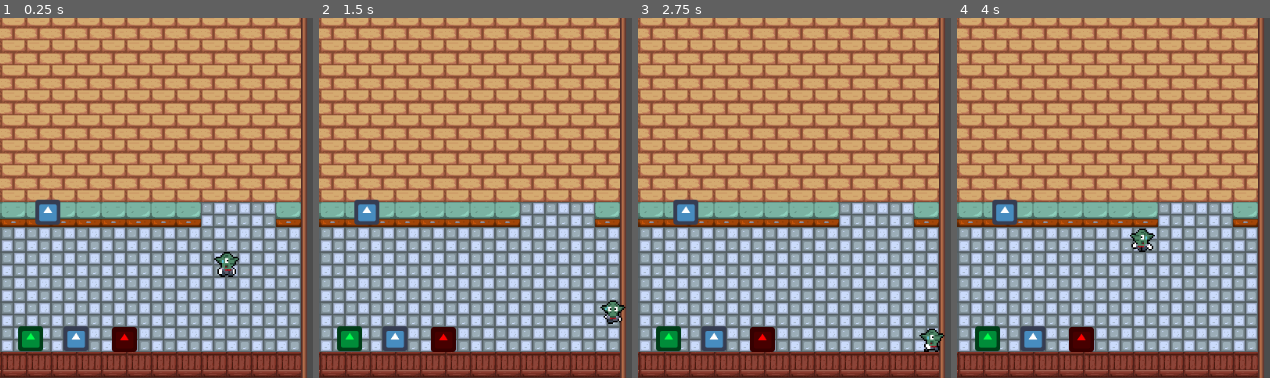
Above: before the commit, frames 1-4 (left to right).
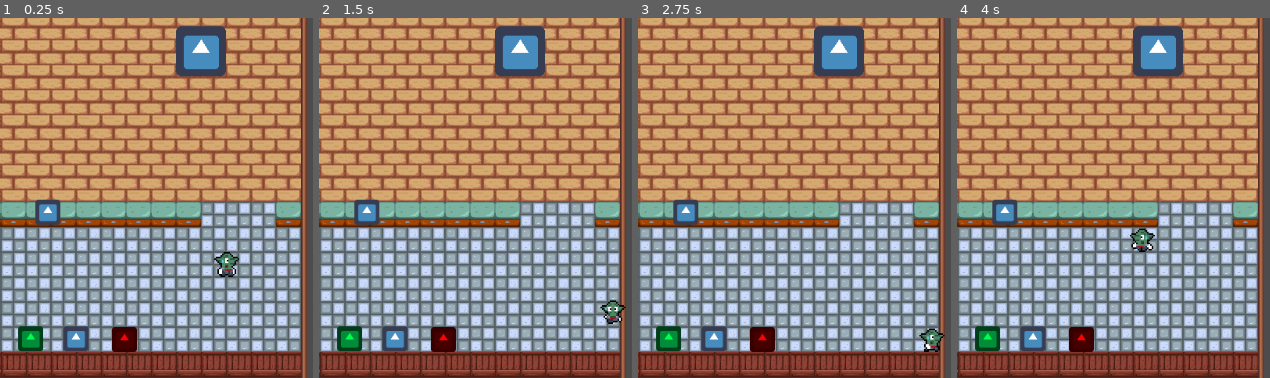
Above: after the commit, the same moments.

Repository: OscarPindaro/MiniJam152_Heroes
Game: Godot game, scene res://scenes/TestItem.tscn
Same seed, same stepped clock (60 frames per second), same inputs: the game is played once before the commit and once after it. The project has no main scene, so this scene is started directly. The engine's default icon, where the game draws it, is replaced by a stand-in: a white triangle on a blue panel in a dark square. Sound files missing from this copy of the repository are replaced by a short silence.
Inputs:
- Up to frame 1 (0.25 s): no input
- Up to frame 2 (1.5 s): tap Enter at 0.5 s; hold D (player_move_right) 0.53-1.28 s; tap E (player_interact) at 0.6, 1.35 s; tap Space at 0.77, 1.25 s; hold S (player_move_down) from 1.28 s (still down)
- Up to frame 3 (2.75 s): tap Space at 1.52 s; tap Enter at 2 s; release S (player_move_down) at 2.03 s; hold D (player_move_right) from 2.03 s (still down); tap E (player_interact) at 2.1 s
- Up to frame 4 (4 s): tap Space at 2.75, 3.02, 3.77 s; release D (player_move_right) at 2.78 s; hold W (player_move_up) 2.78-3.53 s; tap E (player_interact) at 2.85, 3.6 s; hold A (player_move_left) from 3.53 s (still down)
The pictures show only the part of the screen within x 50-100%, y 48-98%; the shares and areas given below are measured in that part.

The runs differ from the first frame. In frame 1, 2.2% of the frame differs, in the area x 56-73%, y 2-17%; in frame 2, 2.2%; in frame 3, 2.2%; in frame 4, 2.2%.

Commit message:
NPC Proxy Audio

Diff:
--- /dev/null
+++ b/scenes/Area2D.gd
@@ -0,0 +1,17 @@
+extends Area2D
+
+var audio_player
+
+
+signal player_entered_area
+
+
+func _ready():
+	var tree = get_tree()
+	var tree_root = tree.root
+	var test = tree_root.get_node("TestItem").get_node("Player")
+	self.connect("body_entered", test, "_on_body_enter")
+	self.connect("body_exited", test, "_on_body_exit")
+
+	# Get reference to the AudioStreamPlayer node
+	audio_player = tree_root.get_node("TestItem").get_node("Npc").get_node("AudioStreamPlayer2D")
--- a/scenes/TestItem.tscn
+++ b/scenes/TestItem.tscn
@@ -8,6 +8,11 @@
 [ext_resource path="res://scenes/ObjectContainers/DishExposer.tscn" type="PackedScene" id=6]
 [ext_resource path="res://scenes/UI/UI.tscn" type="PackedScene" id=7]
 [ext_resource path="res://scenes/Mappa.tscn" type="PackedScene" id=8]
+[ext_resource path="res://icon.png" type="Texture" id=9]
+[ext_resource path="res://asset/AudioTemp/sneaker-shoe-on-concrete-floor-slow-pace-2-www.FesliyanStudios.com.mp3" type="AudioStream" id=10]
+[ext_resource path="res://scenes/Area2D.gd" type="Script" id=11]
+
+[sub_resource type="CircleShape2D" id=1]
 
 [node name="TestItem" type="Node2D"]
 
@@ -39,3 +44,23 @@
 position = Vector2( 499, 694 )
 
 [node name="ScoreController" parent="." instance=ExtResource( 7 )]
+
+[node name="Npc" type="Node2D" parent="."]
+position = Vector2( 728, 560 )
+
+[node name="Sprite" type="Sprite" parent="Npc"]
+position = Vector2( -33, -72 )
+texture = ExtResource( 9 )
+
+[node name="AudioStreamPlayer2D" type="AudioStreamPlayer2D" parent="Npc"]
+stream = ExtResource( 10 )
+volume_db = 1.0
+
+[node name="Area2D" type="Area2D" parent="Npc"]
+position = Vector2( 3, -5 )
+script = ExtResource( 11 )
+
+[node name="CollisionShape2D" type="CollisionShape2D" parent="Npc/Area2D"]
+position = Vector2( -32, -69 )
+scale = Vector2( 10, 10 )
+shape = SubResource( 1 )
--- a/scenes/player/player.gd
+++ b/scenes/player/player.gd
@@ -21,6 +21,8 @@
 # onready var audio_player : AudioStreamPlayer = $AudioStreamPlayer
 
 var was_moving : bool
+
+var number_of_proxy_area = 0
 
 func _ready():
 	# Subscribe to all _hero_entered and _hero_exited signals
@@ -118,3 +120,9 @@
 # func connect_runtime_interactable(interactable):
 # 	interactable.connect("body_entered", self, "enter_area")
 # 	interactable.connect("body_exited", self, "exit_area")
+
+func _on_body_enter(area):
+	number_of_proxy_area = number_of_proxy_area + 1
+
+func _on_body_exit(area):
+	number_of_proxy_area = number_of_proxy_area - 1
--- a/scenes/player/player.tscn
+++ b/scenes/player/player.tscn
@@ -5,47 +5,38 @@
 [ext_resource path="res://asset/player/Goblin Animation sheet.png" type="Texture" id=3]
 
 [sub_resource type="AtlasTexture" id=11]
-flags = 4
 atlas = ExtResource( 3 )
 region = Rect2( 0, 18, 18, 18 )
 
 [sub_resource type="AtlasTexture" id=3]
-flags = 4
 atlas = ExtResource( 3 )
 region = Rect2( 0, 0, 18, 18 )
 
 [sub_resource type="AtlasTexture" id=6]
-flags = 4
 atlas = ExtResource( 3 )
 region = Rect2( 0, 36, 18, 18 )
 
 [sub_resource type="AtlasTexture" id=1]
-flags = 4
 atlas = ExtResource( 3 )
 region = Rect2( 18, 0, 18, 18 )
 
 [sub_resource type="AtlasTexture" id=2]
-flags = 4
 atlas = ExtResource( 3 )
 region = Rect2( 36, 0, 18, 18 )
 
 [sub_resource type="AtlasTexture" id=7]
-flags = 4
 atlas = ExtResource( 3 )
 region = Rect2( 18, 18, 18, 18 )
 
 [sub_resource type="AtlasTexture" id=8]
-flags = 4
 atlas = ExtResource( 3 )
 region = Rect2( 36, 18, 18, 18 )
 
 [sub_resource type="AtlasTexture" id=4]
-flags = 4
 atlas = ExtResource( 3 )
 region = Rect2( 18, 36, 18, 18 )
 
 [sub_resource type="AtlasTexture" id=5]
-flags = 4
 atlas = ExtResource( 3 )
 region = Rect2( 36, 36, 18, 18 )
 
Not shown, added: asset/AudioTemp/sneaker-shoe-on-concrete-floor-slow-pace-2-www.FesliyanStudios.com.mp3.import
Not shown: 1 places in scenes/TestItem.tscn that only renumber resources
Not shown, added: asset/AudioTemp/sneaker-shoe-on-concrete-floor-slow-pace-2-www.FesliyanStudios.com.mp3
